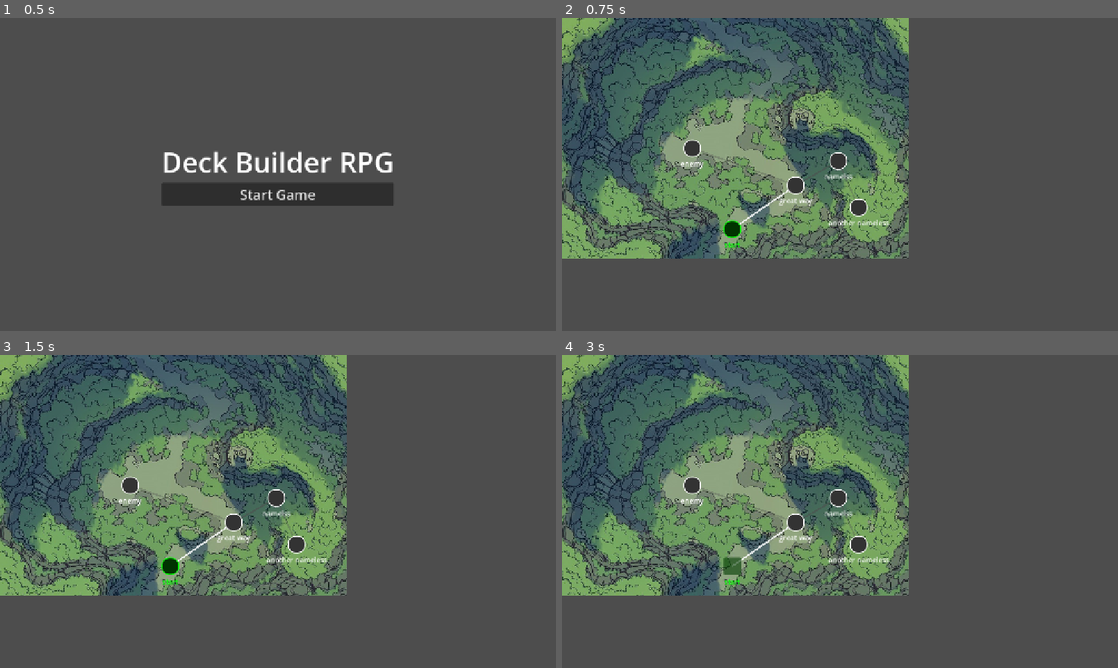
Above: before the commit, frames 1-4 (two rows, left to right).
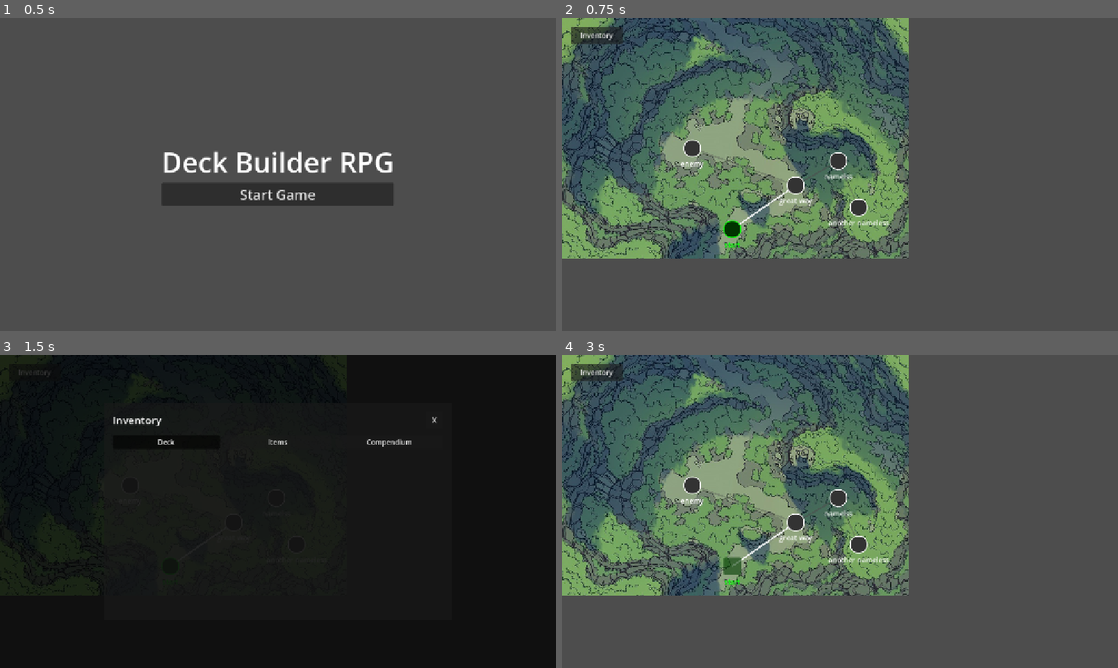
Above: after the commit, the same moments.

Repository: IzzetNecu/deckbuilderTool
Game: Godot game, scene res://scenes/main_menu/MainMenu.tscn
Two runs of this game, one before a commit and one after it. Both use one fixed random seed, a clock stepped at 60 frames per second and the inputs below.
Inputs (mouse positions are in pixels of both pictures, inside the frame that each line leads up to):
- Up to frame 1 (0.5 s): no input
- Up to frame 2 (0.75 s): click "Start Game" at 0.5 s
- Up to frame 3 (1.5 s): click (33, 373) at 1.25 s, where only the run after the commit has a clickable "Inventory"
- Up to frame 4 (3 s): click (995, 420) at 2 s, where only the run after the commit has a clickable "X"; click "start" at 2.75 s

Frame 1 is identical in both runs. In frame 2, 0.4% of the frame differs, in the area x 1-11%, y 2-9%; in frame 3, 99%, in the area x 0-100%, y 0-100%; in frame 4, 0.4%.

Commit message:
Phase 5 & 6: Implement Inventory UI and Save/Load persistence system

Diff:
--- a/game/autoloads/GameState.gd
+++ b/game/autoloads/GameState.gd
@@ -115,11 +115,65 @@
 			if removed >= amount:
 				break
 
+const SAVE_PATH = "user://savegame.json"
+
 func save() -> void:
-	pass # To be implemented in Phase 6
+	var save_data = {
+		"health": health,
+		"max_health": max_health,
+		"strength": strength,
+		"dexterity": dexterity,
+		"max_energy": max_energy,
+		"gold": gold,
+		"hand_size": hand_size,
+		"deck": deck,
+		"consumables": consumables,
+		"equipment": equipment,
+		"key_items": key_items,
+		"current_map_id": current_map_id,
+		"current_node_id": current_node_id,
+		"visited_nodes": visited_nodes,
+		"flags": flags
+	}
+	var file = FileAccess.open(SAVE_PATH, FileAccess.WRITE)
+	if file:
+		var json_string = JSON.stringify(save_data)
+		file.store_string(json_string)
+		print("GameState: Saved successfully to ", SAVE_PATH)
 
-func load() -> void:
-	pass # To be implemented in Phase 6
+func load_game() -> bool:
+	if not FileAccess.file_exists(SAVE_PATH):
+		print("GameState: No save file found.")
+		return false
+
+	var file = FileAccess.open(SAVE_PATH, FileAccess.READ)
+	var json_string = file.get_as_text()
+	var json = JSON.new()
+	var parse_result = json.parse(json_string)
+
+	if parse_result != OK:
+		push_error("GameState: Failed to parse save file.")
+		return false
+
+	var data = json.data
+	health = data.get("health", health)
+	max_health = data.get("max_health", max_health)
+	strength = data.get("strength", strength)
+	dexterity = data.get("dexterity", dexterity)
+	max_energy = data.get("max_energy", max_energy)
+	gold = data.get("gold", gold)
+	hand_size = data.get("hand_size", hand_size)
+	deck = data.get("deck", deck)
+	consumables = data.get("consumables", consumables)
+	equipment = data.get("equipment", equipment)
+	key_items = data.get("key_items", key_items)
+	current_map_id = data.get("current_map_id", current_map_id)
+	current_node_id = data.get("current_node_id", current_node_id)
+	visited_nodes = data.get("visited_nodes", visited_nodes)
+	flags = data.get("flags", flags)
+
+	print("GameState: Loaded successfully from ", SAVE_PATH)
+	return true
 
 func initialize_flags() -> void:
 	flags.clear()
--- a/game/autoloads/SceneManager.gd
+++ b/game/autoloads/SceneManager.gd
@@ -27,6 +27,21 @@
 	canvas_layer.layer = 100
 	canvas_layer.add_child(event_scene)
 	get_tree().current_scene.add_child(canvas_layer)
+func toggle_inventory() -> void:
+	# Check if inventory is already open
+	var existing = get_tree().current_scene.get_node_or_null("InventoryOverlay")
+	if existing:
+		existing.queue_free()
+		return
+
+	print("SceneManager: Opening Inventory")
+	var inv_scene = preload("res://scenes/ui/InventoryPanel.tscn").instantiate()
+	var canvas_layer = CanvasLayer.new()
+	canvas_layer.name = "InventoryOverlay"
+	canvas_layer.layer = 110
+	canvas_layer.add_child(inv_scene)
+	get_tree().current_scene.add_child(canvas_layer)
+
 func show_text(text: String) -> void:
 	print("SceneManager: Showing Text: ", text)
 	# TODO: overlay a message box
--- a/game/scenes/combat/CombatManager.gd
+++ b/game/scenes/combat/CombatManager.gd
@@ -231,11 +231,13 @@
 		current_phase = Phase.WIN
 		phase_changed.emit(current_phase)
 		combat_ended.emit(true)
+		GameState.save()
 		return true
 	if GameState.health <= 0:
 		current_phase = Phase.LOSE
 		phase_changed.emit(current_phase)
 		combat_ended.emit(false)
+		GameState.save()
 		return true
 	return false
 
--- a/game/scenes/main_menu/MainMenu.gd
+++ b/game/scenes/main_menu/MainMenu.gd
@@ -2,6 +2,18 @@
 
 func _ready() -> void:
 	$CenterContainer/VBoxContainer/StartButton.pressed.connect(_on_start_pressed)
+	$CenterContainer/VBoxContainer/ContinueButton.pressed.connect(_on_continue_pressed)
+
+	# Show/Hide continue button
+	if not FileAccess.file_exists(GameState.SAVE_PATH):
+		$CenterContainer/VBoxContainer/ContinueButton.hide()
+
+func _on_continue_pressed() -> void:
+	if GameState.load_game():
+		if GameState.current_map_id != "":
+			SceneManager.load_map(GameState.current_map_id)
+		else:
+			_on_start_pressed() # Fallback if save is corrupted or map missing
 
 func _on_start_pressed() -> void:
 	print("Start Game Pressed")
--- a/game/scenes/main_menu/MainMenu.tscn
+++ b/game/scenes/main_menu/MainMenu.tscn
@@ -28,6 +28,11 @@
 text = "Deck Builder RPG"
 horizontal_alignment = 1
 
+[node name="ContinueButton" type="Button" parent="CenterContainer/VBoxContainer"]
+layout_mode = 2
+theme_override_font_sizes/font_size = 32
+text = "Continue"
+
 [node name="StartButton" type="Button" parent="CenterContainer/VBoxContainer"]
 layout_mode = 2
 theme_override_font_sizes/font_size = 32
--- /dev/null
+++ b/game/scenes/ui/InventoryPanel.gd
@@ -0,0 +1,131 @@
+extends Control
+
+@onready var close_button: Button = $Window/VBox/Header/CloseButton
+@onready var deck_tab: Button = $Window/VBox/Tabs/DeckTab
+@onready var items_tab: Button = $Window/VBox/Tabs/ItemsTab
+@onready var compendium_tab: Button = $Window/VBox/Tabs/CompendiumTab
+@onready var content_grid: GridContainer = $Window/VBox/ContentScroll/Grid
+
+var current_tab: String = "deck"
+
+func _ready() -> void:
+	close_button.pressed.connect(_on_close_pressed)
+	deck_tab.pressed.connect(func(): _switch_tab("deck"))
+	items_tab.pressed.connect(func(): _switch_tab("items"))
+	compendium_tab.pressed.connect(func(): _switch_tab("compendium"))
+
+	_switch_tab("deck")
+
+func _on_close_pressed() -> void:
+	# If this is inside a CanvasLayer (created by SceneManager), we should free that too
+	if get_parent() is CanvasLayer:
+		get_parent().queue_free()
+	else:
+		queue_free()
+
+func _switch_tab(tab_name: String) -> void:
+	current_tab = tab_name
+
+	# Update button states
+	deck_tab.button_pressed = (tab_name == "deck")
+	items_tab.button_pressed = (tab_name == "items")
+	compendium_tab.button_pressed = (tab_name == "compendium")
+
+	_refresh_content()
+
+func _refresh_content() -> void:
+	# Clear grid
+	for child in content_grid.get_children():
+		child.queue_free()
+
+	match current_tab:
+		"deck":
+			_show_deck()
+		"items":
+			_show_items()
+		"compendium":
+			_show_compendium()
+
+func _show_deck() -> void:
+	content_grid.columns = 4
+	for card_id in GameState.deck:
+		var card_data = GameData.get_card(card_id)
+		if card_data:
+			var card_scene = preload("res://scenes/combat/Card.tscn").instantiate()
+			content_grid.add_child(card_scene)
+			card_scene.setup(card_data, null, null)
+			# Disable dragging in inventory
+			card_scene.set_process_input(false)
+			card_scene.mouse_filter = Control.MOUSE_FILTER_PASS
+
+func _show_items() -> void:
+	content_grid.columns = 2
+
+	# Consumables
+	for item_id in GameState.consumables:
+		var data = GameData.get_consumable(item_id)
+		if data:
+			_add_item_entry(data, "Consumable")
+
+	# Equipment
+	for item_id in GameState.equipment:
+		var data = GameData.get_equipment(item_id)
+		if data:
+			_add_item_entry(data, "Equipment")
+
+func _add_item_entry(data: Dictionary, type: String) -> void:
+	var panel = PanelContainer.new()
+	panel.custom_minimum_size = Vector2(300, 80)
+	var hbox = HBoxContainer.new()
+	hbox.add_theme_constant_override("separation", 10)
+	panel.add_child(hbox)
+
+	var vbox = VBoxContainer.new()
+	hbox.add_child(vbox)
+
+	var name_lbl = Label.new()
+	name_lbl.text = data.get("name", "Unknown")
+	name_lbl.add_theme_font_size_override("font_size", 16)
+	vbox.add_child(name_lbl)
+
+	var type_lbl = Label.new()
+	type_lbl.text = type
+	type_lbl.modulate = Color(0.7, 0.7, 0.7)
+	type_lbl.add_theme_font_size_override("font_size", 12)
+	vbox.add_child(type_lbl)
+
+	var desc_lbl = Label.new()
+	desc_lbl.text = data.get("description", "")
+	desc_lbl.autowrap_mode = TextServer.AUTOWRAP_WORD_SMART
+	desc_lbl.add_theme_font_size_override("font_size", 10)
+	vbox.add_child(desc_lbl)
+
+	content_grid.add_child(panel)
+
+func _show_compendium() -> void:
+	content_grid.columns = 3
+	for enemy_id in GameData.enemies:
+		var enemy = GameData.enemies[enemy_id]
+		var panel = PanelContainer.new()
+		panel.custom_minimum_size = Vector2(240, 100)
+		var vbox = VBoxContainer.new()
+		panel.add_child(vbox)
+
+		var name_lbl = Label.new()
+		name_lbl.text = enemy.get("name", "Unknown Enemy")
+		name_lbl.horizontal_alignment = HORIZONTAL_ALIGNMENT_CENTER
+		vbox.add_child(name_lbl)
+
+		var hp_lbl = Label.new()
+		hp_lbl.text = "Max HP: %d" % enemy.get("hp", 0)
+		hp_lbl.horizontal_alignment = HORIZONTAL_ALIGNMENT_CENTER
+		hp_lbl.modulate = Color(1, 0.4, 0.4)
+		vbox.add_child(hp_lbl)
+
+		var desc_lbl = Label.new()
+		desc_lbl.text = enemy.get("description", "")
+		desc_lbl.autowrap_mode = TextServer.AUTOWRAP_WORD_SMART
+		desc_lbl.add_theme_font_size_override("font_size", 10)
+		vbox.add_child(desc_lbl)
+
+		content_grid.add_child(panel)
--- /dev/null
+++ b/game/scenes/ui/InventoryPanel.tscn
@@ -0,0 +1,98 @@
+[gd_scene load_steps=2 format=3 uid="uid://de4f5g6h7j8k"]
+
+[ext_resource type="Script" path="res://scenes/ui/InventoryPanel.gd" id="1_inv"]
+
+[node name="InventoryPanel" type="Control"]
+layout_mode = 3
+anchors_preset = 15
+anchor_right = 1.0
+anchor_bottom = 1.0
+grow_horizontal = 2
+grow_vertical = 2
+script = ExtResource("1_inv")
+
+[node name="Background" type="ColorRect" parent="."]
+layout_mode = 1
+anchors_preset = 15
+anchor_right = 1.0
+anchor_bottom = 1.0
+grow_horizontal = 2
+grow_vertical = 2
+color = Color(0, 0, 0, 0.784314)
+
+[node name="Window" type="Panel" parent="."]
+custom_minimum_size = Vector2(800, 500)
+layout_mode = 1
+anchors_preset = 8
+anchor_left = 0.5
+anchor_top = 0.5
+anchor_right = 0.5
+anchor_bottom = 0.5
+offset_left = -400.0
+offset_top = -250.0
+offset_right = 400.0
+offset_bottom = 250.0
+grow_horizontal = 2
+grow_vertical = 2
+
+[node name="VBox" type="VBoxContainer" parent="Window"]
+layout_mode = 1
+anchors_preset = 15
+anchor_right = 1.0
+anchor_bottom = 1.0
+offset_left = 20.0
+offset_top = 20.0
+offset_right = -20.0
+offset_bottom = -20.0
+grow_horizontal = 2
+grow_vertical = 2
+theme_override_constants/separation = 15
+
+[node name="Header" type="HBoxContainer" parent="Window/VBox"]
+layout_mode = 2
+
+[node name="Title" type="Label" parent="Window/VBox/Header"]
+layout_mode = 2
+size_flags_horizontal = 3
+theme_override_font_sizes/font_size = 24
+text = "Inventory"
+
+[node name="CloseButton" type="Button" parent="Window/VBox/Header"]
+custom_minimum_size = Vector2(40, 40)
+layout_mode = 2
+text = "X"
+
+[node name="Tabs" type="HBoxContainer" parent="Window/VBox"]
+layout_mode = 2
+theme_override_constants/separation = 10
+
+[node name="DeckTab" type="Button" parent="Window/VBox/Tabs"]
+layout_mode = 2
+size_flags_horizontal = 3
+toggle_mode = true
+button_pressed = true
+text = "Deck"
+
+[node name="ItemsTab" type="Button" parent="Window/VBox/Tabs"]
+layout_mode = 2
+size_flags_horizontal = 3
+toggle_mode = true
+text = "Items"
+
+[node name="CompendiumTab" type="Button" parent="Window/VBox/Tabs"]
+layout_mode = 2
+size_flags_horizontal = 3
+toggle_mode = true
+text = "Compendium"
+
+[node name="ContentScroll" type="ScrollContainer" parent="Window/VBox"]
+layout_mode = 2
+size_flags_vertical = 3
+
+[node name="Grid" type="GridContainer" parent="Window/VBox/ContentScroll"]
+layout_mode = 2
+size_flags_horizontal = 3
+size_flags_vertical = 3
+theme_override_constants/h_separation = 10
+theme_override_constants/v_separation = 10
+columns = 4
--- a/game/scenes/world_map/MapNode.gd
+++ b/game/scenes/world_map/MapNode.gd
@@ -54,6 +54,7 @@
 			GameState.visited_nodes.append(GameState.current_node_id)
 
 		GameState.map_updated.emit()
+		GameState.save()
 		# Only open the event dialog if this node has something to show
 		if _node_has_content(node_data):
 			SceneManager.start_event("NODE_" + GameState.current_node_id)
--- a/game/scenes/world_map/WorldMap.gd
+++ b/game/scenes/world_map/WorldMap.gd
@@ -5,6 +5,8 @@
 var map_node_scene = preload("res://scenes/world_map/MapNode.tscn")
 
 func _ready() -> void:
+	if has_node("UI/InventoryButton"):
+		$UI/InventoryButton.pressed.connect(SceneManager.toggle_inventory)
 	if GameState.current_map_id == "":
 		push_error("No current map ID set.")
 		return
--- a/game/scenes/world_map/WorldMap.tscn
+++ b/game/scenes/world_map/WorldMap.tscn
@@ -12,3 +12,12 @@
 [node name="Connections" type="Node2D" parent="."]
 
 [node name="Nodes" type="Node2D" parent="."]
+
+[node name="UI" type="CanvasLayer" parent="."]
+
+[node name="InventoryButton" type="Button" parent="UI"]
+offset_left = 20.0
+offset_top = 20.0
+offset_right = 140.0
+offset_bottom = 60.0
+text = "Inventory"
